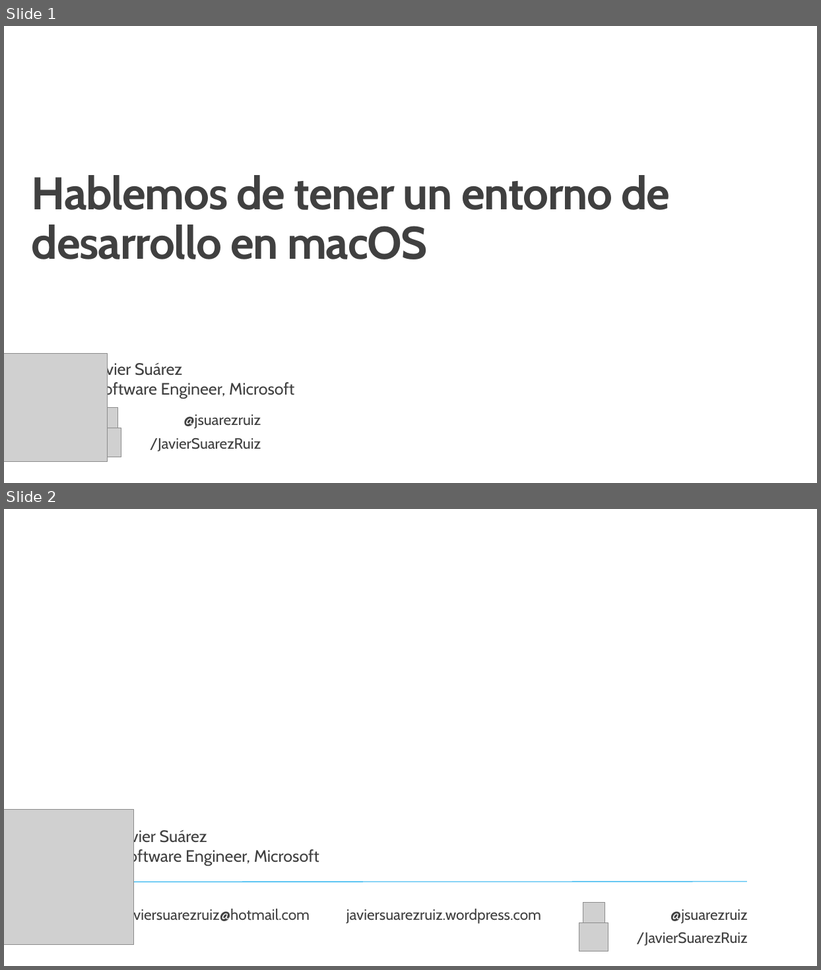
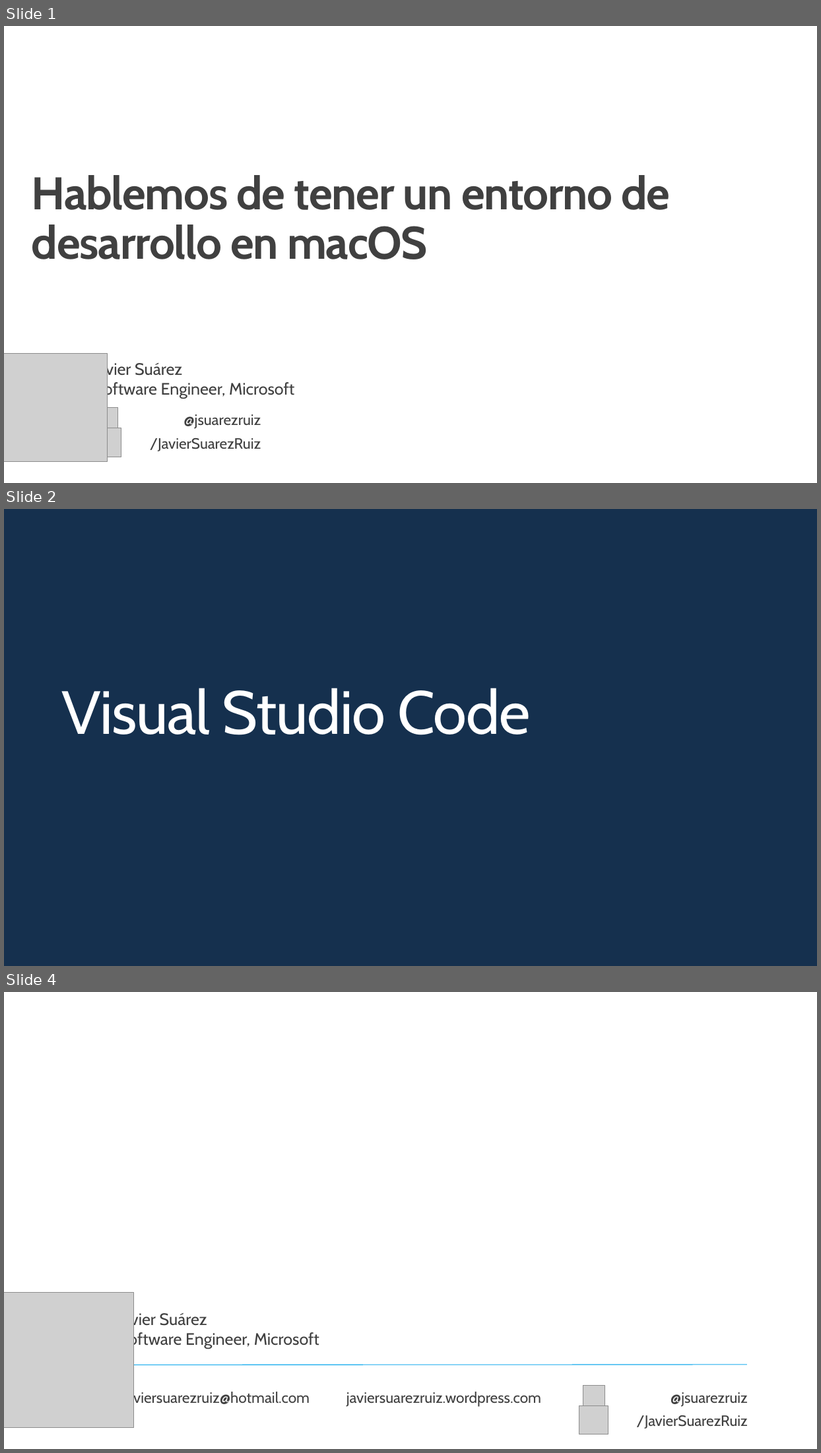
Before and after one commit to jsuarezruiz/taller-dotnet-maui, a slide deck: Bloque 2 - Instalación/Taller7 - Hablando de entorno en macOS.pptx. Shown one above the other, each under a label of ours: slides 1 and 2 before the commit, slides 1, 2 and 4 after it; the slides between them are not shown. The pictures are 821x970 and 821x1453 pixels, drawn with LibreOffice and Linux fonts; fonts in the diff are those of the drawing; grey boxes stand for pictures; background and template pictures are left out. Boxes give left, top, right and bottom in pixels: in the first picture for what was removed or moved away, otherwise in the second. Text is boxed around its words. In the diff, an @@ line names an element or a change of style, - is before the commit and + after.

```diff
--- a/Bloque 2 - Instalación/Taller7 - Hablando de entorno en macOS.pptx
+++ b/Bloque 2 - Instalación/Taller7 - Hablando de entorno en macOS.pptx
@@ slide 2 added at [4, 509, 817, 966], background #15304E @@
@@ title added at [61, 688, 531, 735], 72 pt, text #FFFFFF @@
+Visual Studio Code
@@ what was slide 2 is now slide 4 @@
```
Also in this commit, not shown: 1 other slide added, 1 other file.
